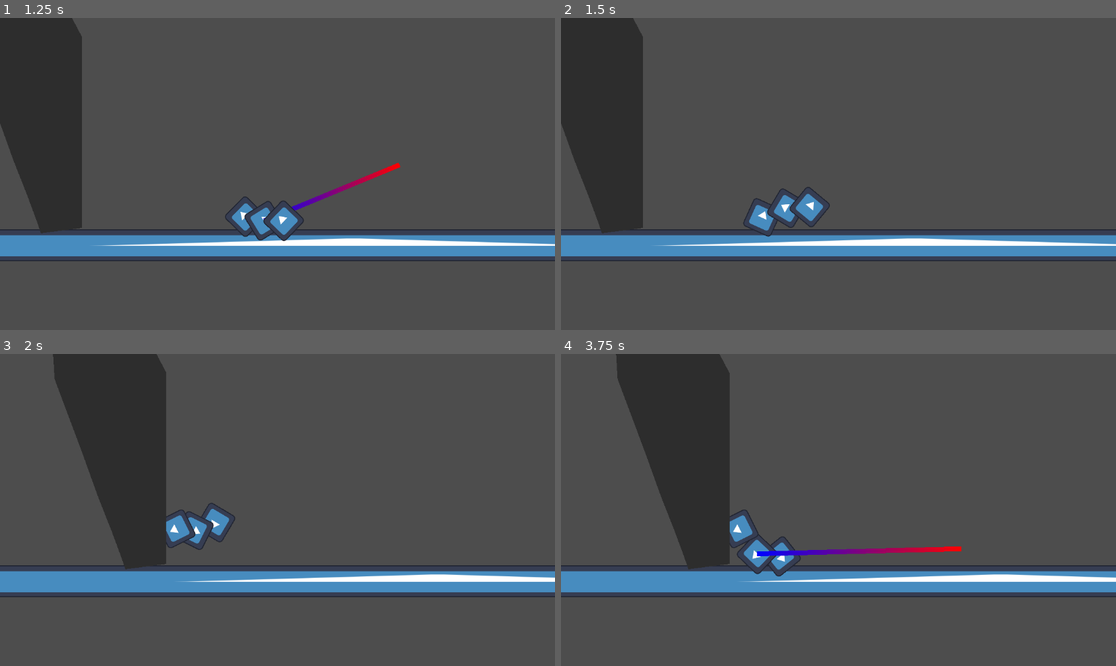
Above: before the commit, frames 1-4 (two rows, left to right).
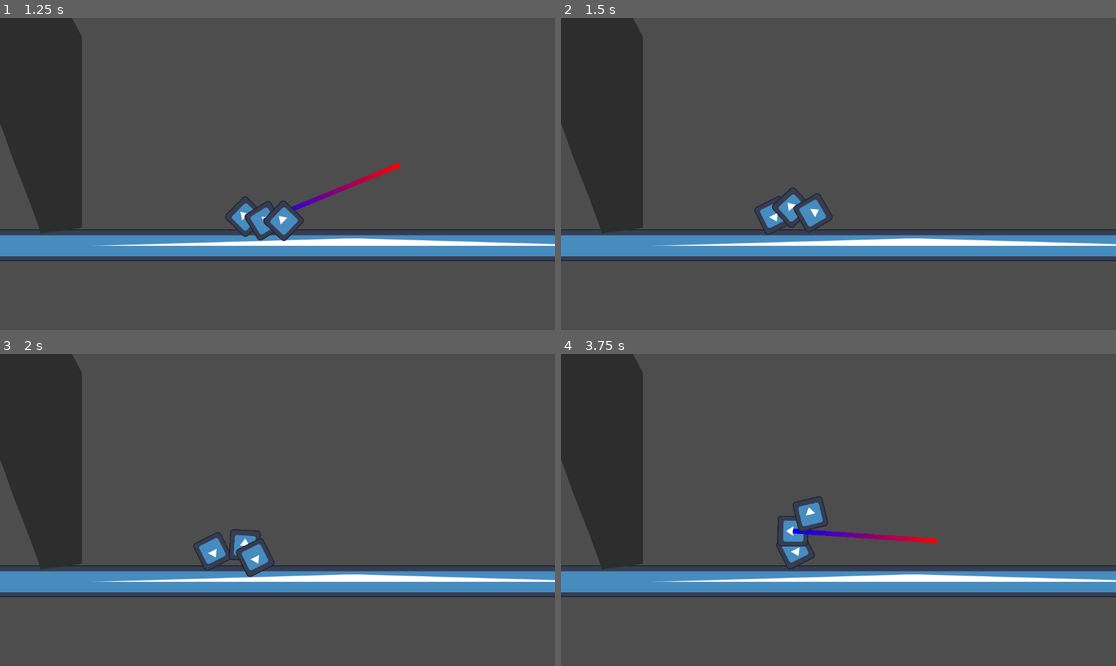
Above: after the commit, the same moments.

Repository: sudo-m3z1m/MarmaladeSurvivor
Game: Godot game, scene res://prefabs/test_scene.tscn
Two runs of this game, one before a commit and one after it. Both use one fixed random seed, a clock stepped at 60 frames per second and the inputs below. The engine's default icon, where the game draws it, is replaced by a stand-in: a white triangle on a blue panel in a dark square.
Inputs (mouse positions are in pixels of both pictures, inside the frame that each line leads up to):
- Up to frame 1 (1.25 s): move the mouse to (399, 158) at 0.52 s; press the mouse at (399, 158) at 0.53 s; hold D (Right) from 0.53 s (still down)
- Up to frame 2 (1.5 s): move the mouse to (727, 189) at 1.27 s; release D (Right) at 1.28 s; release the mouse at (727, 189) at 1.28 s; hold A (Left) from 1.28 s (still down); click (727, 189) at 1.35 s
- Up to frame 3 (2 s): keep holding A (Left)
- Up to frame 4 (3.75 s): move the mouse to (894, 441) at 2.02 s; release A (Left) at 2.03 s; press the mouse at (894, 441) at 2.03 s; hold D (Right) 2.03-3.53 s; move the mouse to (810, 572) at 2.77 s; release the mouse at (810, 572) at 2.78 s; click (810, 572) at 2.85 s; move the mouse to (1005, 556) at 3.52 s; press the mouse at (1005, 556) at 3.53 s; hold A (Left) from 3.53 s (still down)

Frame 1 is identical in both runs. In frame 2, 0.9% of the frame differs, in the area x 32-49%, y 54-71%; in frame 3, 19%; in frame 4, 20%, in the area x 0-100%, y 0-74%.

Commit message:
Maded state machine. It's look pretty good but writed so bad.

Diff:
--- a/prefabs/SegmentsStates/falling.gd
+++ b/prefabs/SegmentsStates/falling.gd
@@ -1,10 +1,18 @@
 extends State
+
+var raycasts_array: Array[RayCast2D]
 
 func _enter_state() -> void:
 	animation = "Falling"
+	target_sprite.animation = animation
+	target.freeze = false
+	raycasts_array = target.raycasts_array
+
+	target.set_raycasts_enabled(false)
+	target.raycast_timer.start()
 
 func _update(delta: float) -> void:
-	pass
-
-func _exit_state() -> bool:
-	return true
+	for raycast in raycasts_array:
+		if raycast.is_colliding():
+			target.rotation = raycast.get_collision_normal().angle() - 90
+			target.segments_state_machine.change_state(target.segments_state_machine.STATES.IDLE)
--- a/prefabs/SegmentsStates/idle.gd
+++ b/prefabs/SegmentsStates/idle.gd
@@ -2,9 +2,11 @@
 
 func _enter_state() -> void:
 	animation = "Idle"
+	target_sprite.animation = animation
+	target.freeze = true
 
 func _update(delta: float) -> void:
-	pass
+	return
 
 func _exit_state() -> bool:
 	return true
--- a/prefabs/SegmentsStates/segment_state_machine.gd
+++ b/prefabs/SegmentsStates/segment_state_machine.gd
@@ -2,18 +2,24 @@
 
 class_name SegmentStateMachine
 
-@onready var target: Player = get_parent()
+@onready var target: MarmeladeSegment = get_parent()
+@onready var states: Dictionary = {
+	STATES.IDLE : preload("res://prefabs/SegmentsStates/idle.gd").new(target),
+	STATES.FALLING : preload("res://prefabs/SegmentsStates/falling.gd").new(target)
+}
+@onready var current_state: State = states[STATES.IDLE]
 
 enum STATES {
 	IDLE,
 	FALLING
 }
 
-var current_state: State
-#var states: Dictionary = {
-	#STATES.IDLE : preload("").new(),
-	#STATES.FALLING : preload("").new()
-#}
+func _process(delta) -> void:
+	current_state._update(delta)
 
 func change_state(next_state: STATES) -> void:
-	pass
+	if current_state == states[next_state]:
+		return
+	current_state._exit_state()
+	current_state = states[next_state]
+	current_state._enter_state()
--- a/prefabs/SegmentsStates/state.gd
+++ b/prefabs/SegmentsStates/state.gd
@@ -1,12 +1,13 @@
-extends Node
-
+extends RefCounted
 class_name State
 
 var animation: String
-var player: Player
+var target: MarmeladeSegment
+var target_sprite: AnimatedSprite2D
 
-func _init(player: Player) -> void:
-	self.player = player
+func _init(player: MarmeladeSegment) -> void:
+	target = player
+	target_sprite = player.get_node("Sprite2D")
 
 func _enter_state() -> void:
 	pass
--- a/prefabs/marmelade_segment.gd
+++ b/prefabs/marmelade_segment.gd
@@ -3,9 +3,12 @@
 class_name MarmeladeSegment
 
 @onready var raycasts_array: Array[RayCast2D] = [$RayCast, $RayCast2]
+@onready var segments_state_machine: SegmentStateMachine = $StateMachine
+@onready var raycast_timer: Timer = $RaycastTimer
 
-func _process(delta) -> void:
+func raycast_timer_timeout() -> void:
+	set_raycasts_enabled(true)
+
+func set_raycasts_enabled(is_enabled: bool) -> void:
 	for raycast in raycasts_array:
-		if raycast.is_colliding():
-			set_deferred("freeze", true)
-			rotation = raycast.get_collision_normal().angle() - 90
+		raycast.enabled = is_enabled
--- a/prefabs/marmelade_segment.tscn
+++ b/prefabs/marmelade_segment.tscn
@@ -1,7 +1,8 @@
-[gd_scene load_steps=5 format=3 uid="uid://d3mb57w65turn"]
+[gd_scene load_steps=6 format=3 uid="uid://d3mb57w65turn"]
 
 [ext_resource type="Script" path="res://prefabs/marmelade_segment.gd" id="1_dwth4"]
 [ext_resource type="Texture2D" uid="uid://djajhv1xyo0ym" path="res://icon.svg" id="1_gi6m4"]
+[ext_resource type="Script" path="res://prefabs/SegmentsStates/segment_state_machine.gd" id="3_f17m7"]
 
 [sub_resource type="SpriteFrames" id="SpriteFrames_krc6k"]
 animations = [{
@@ -56,3 +57,9 @@
 collision_mask = 2
 
 [node name="StateMachine" type="Node" parent="."]
+script = ExtResource("3_f17m7")
+
+[node name="RaycastTimer" type="Timer" parent="."]
+wait_time = 0.1
+
+[connection signal="timeout" from="RaycastTimer" to="." method="raycast_timer_timeout"]
--- a/prefabs/playable_segment.tscn
+++ b/prefabs/playable_segment.tscn
@@ -7,11 +7,12 @@
 offsets = PackedFloat32Array(0, 0.513333, 1)
 colors = PackedColorArray(0, 0, 1, 1, 0, 1, 0, 1, 1, 0, 0, 1)
 
-[node name="PlayableSegment" instance=ExtResource("1_1khgk")]
+[node name="PlayableSegment" node_paths=PackedStringArray("joint_segments") instance=ExtResource("1_1khgk")]
 script = ExtResource("2_q53dr")
 max_point_range = Vector2(300, 300)
 default_force = 350.0
 rotate_force = 100000.0
+joint_segments = []
 
 [node name="Camera2D" type="Camera2D" parent="." index="5"]
 drag_horizontal_enabled = true
--- a/prefabs/player.gd
+++ b/prefabs/player.gd
@@ -5,19 +5,32 @@
 @export var max_point_range: Vector2
 @export var default_force: float
 @export var rotate_force: float
+@export var joint_segments: Array[MarmeladeSegment]
 
 @onready var line: Line2D = $Line
 @onready var raycast_array: Array[RayCast2D] = [$RayCast, $RayCast2]
 
 func _physics_process(delta) -> void:
-	if Input.is_action_pressed("ApplyForce"):
+	if Input.is_action_pressed("ApplyForce") and is_segments_idle():
 		draw_target_line()
 	apply_torque(Input.get_axis("Left", "Right") * rotate_force)
 
 func _unhandled_input(event) -> void:
-	if event.is_action_released("ApplyForce"):
+	if event.is_action_released("ApplyForce") and is_segments_idle():
+		set_falling_segments()
 		throw_player()
 		line.points[1] = Vector2.ZERO
+
+func is_segments_idle() -> bool:
+	for segment in joint_segments:
+		if segment.segments_state_machine.current_state == segment.\
+		segments_state_machine.states[segments_state_machine.STATES.IDLE]:
+			return true
+	return false
+
+func set_falling_segments() -> void:
+	for segment in joint_segments:
+		segment.segments_state_machine.change_state(segments_state_machine.STATES.FALLING)
 
 func throw_player() -> void:
 	var throw_vector: Vector2
--- a/prefabs/player.tscn
+++ b/prefabs/player.tscn
@@ -12,9 +12,10 @@
 node_a = NodePath("../../PlayebleSegment")
 node_b = NodePath("..")
 
-[node name="PlayebleSegment" parent="." instance=ExtResource("2_ijetc")]
+[node name="PlayebleSegment" parent="." node_paths=PackedStringArray("joint_segments") instance=ExtResource("2_ijetc")]
 max_contacts_reported = 0
 contact_monitor = false
+joint_segments = [NodePath("../MarmeladeSegment2"), NodePath("."), NodePath("../MarmeladeSegment")]
 
 [node name="PinJoint2D2" parent="PlayebleSegment" index="2"]
 node_a = NodePath("..")
--- a/prefabs/test_scene.tscn
+++ b/prefabs/test_scene.tscn
@@ -9,6 +9,8 @@
 
 [node name="StaticBody2D" type="StaticBody2D" parent="."]
 position = Vector2(157, 349)
+collision_layer = 3
+collision_mask = 3
 
 [node name="CollisionShape2D" type="CollisionShape2D" parent="StaticBody2D"]
 shape = SubResource("WorldBoundaryShape2D_vdjss")
